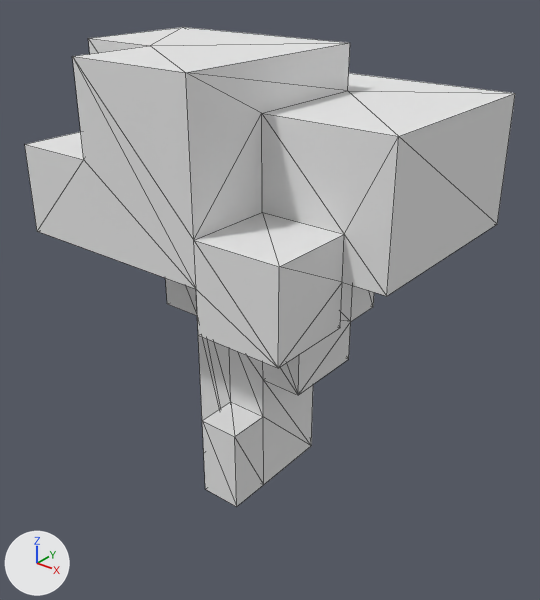
What one commit did to the OBJ model Assets/Models/Trees/Tree_03.obj.
Rendered twice from a camera (50 mm lens) standing at (1.019, -1.224, 0.704) and looking at (0.021, 0.024, -0.069). The lights are fixed; the arrows at lower left show +X, +Y and +Z. Mesh edges are drawn as thin lines. Where no turn or scale is listed for an object, it has been applied to the vertices. Vertices at the same position are counted once.

The first picture shows 'Untitled'.
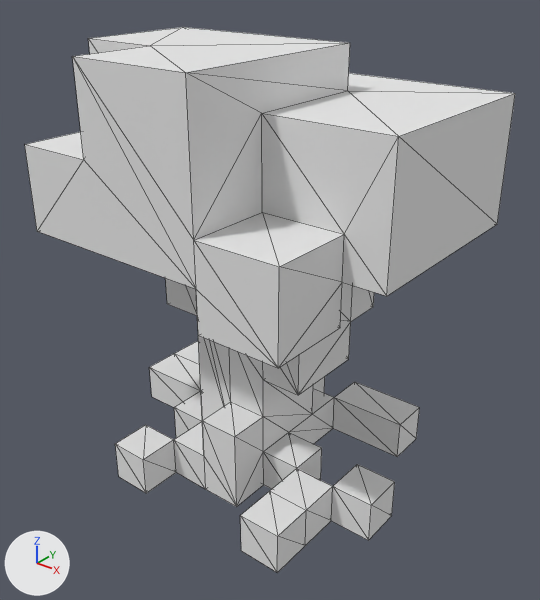
Patch to the scene script:
```diff
--- a/Assets/Models/Trees/Tree_03.obj.py
+++ b/Assets/Models/Trees/Tree_03.obj.py
@@ me_untitled @@
 # used by ob_untitled; location = (0.0, 0.0, 0.0)
-me_untitled.from_pydata(...)  # 85 vertices, 168 faces; spans x -0.4..0.4, y -0.3..0.4, z -0.5..0.5
+me_untitled.from_pydata(...)  # 153 vertices, 304 faces; spans x -0.4..0.4, y -0.3..0.4, z -0.5..0.5
+# me_untitled part 1
+# 1 vertex is removed from x 0.1, y 0.1, z -0.5
+# 19 faces are deleted
+# 25 vertices are added at x -0.2..0.4, y -0.3..0.3, z -0.5..-0.4
+# 6 new vertices lie (0.1, 0.0, 0.0) away from vertices in x -0.2..0.1, y -0.1..0.1, z -0.5..-0.4
+# 5 new vertices lie (0.0, 0.1, 0.0) away from vertices in x -0.2..0.2, y -0.1..0.1, z -0.5..-0.4
+# 5 new vertices lie (-0.1, 0.0, 0.0) away from vertices in x -0.1..0.2, y -0.2..0.2, z -0.5..-0.4
+# 6 new vertices lie (0.0, -0.1, 0.0) away from vertices in x -0.2..0.2, y -0.2..-0.1, z -0.5..-0.4
+# 6 new vertices lie (0.0, 0.1, 0.0) away from vertices in x -0.2..0.1, y 0.1..0.2, z -0.5..-0.4
+# 6 new vertices lie (-0.2, 0.0, 0.0) away from vertices in x -0.2, y 0.0..0.2, z -0.5..-0.4
+# 5 new vertices lie (0.1, 0.0, 0.0) away from vertices in x 0.0..0.2, y -0.2..0.2, z -0.5..-0.4
+# 5 new vertices lie (0.0, 0.1, 0.0) away from vertices in x 0.0..0.3, y -0.1..0.2, z -0.5..-0.4
+# 155 new faces join them
 me_untitled.materials.append(mat_palette)
```

Pixel boxes [x1, y1, x2, y2] of what changed, in the pictures (540 x 600 px):
'Untitled', reshaped (14% taller): before [25, 27, 515, 507]; after [25, 27, 515, 573]
part 1 of me_untitled, built on: before [196, 297, 313, 507]; after [115, 297, 420, 573]
